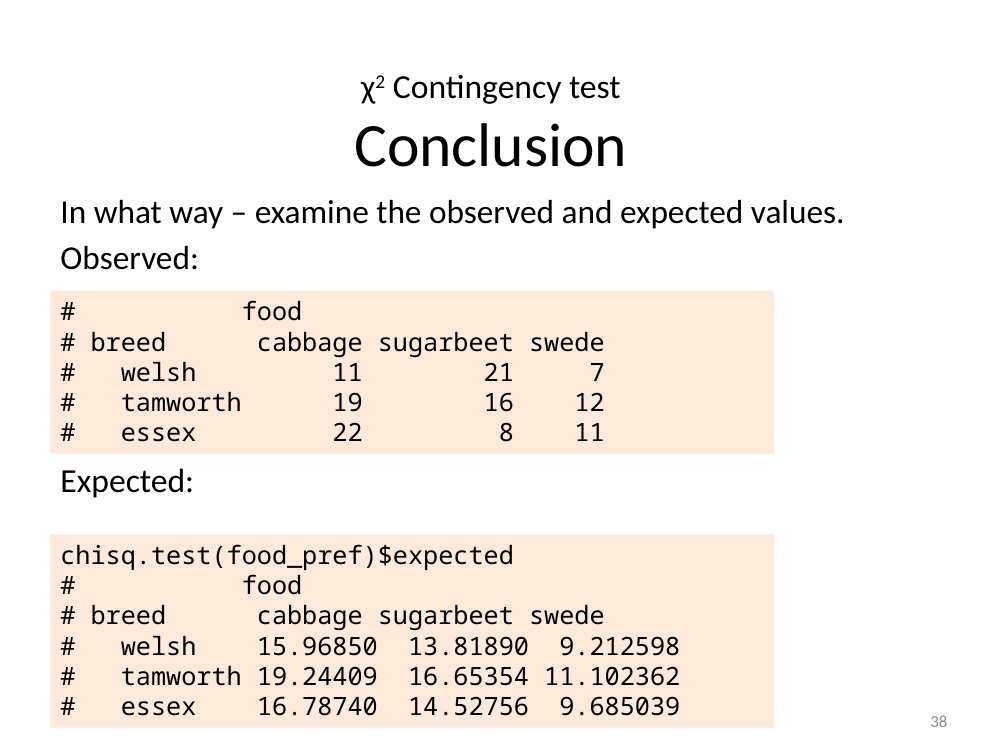
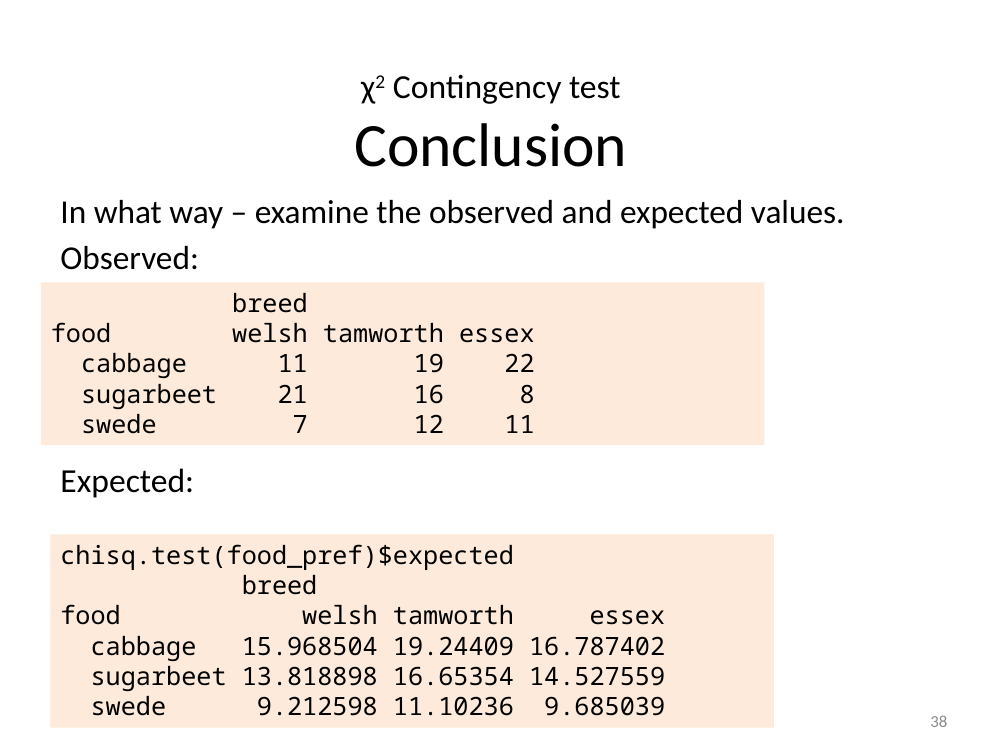
Before and after one commit to 3mmaRand/BIO00017C-Data-Analysis-in-R-2020, a slide deck: slide 38 of slides/09-chi-squared.pptx. Drawn at 1008x756 pixels with LibreOffice and Linux fonts; fonts in the diff are those of the drawing. Boxes give left, top, right and bottom in pixels: in the first picture for what was removed or moved away, otherwise in the second. Text is boxed around its words. In the diff, an @@ line names an element or a change of style, - is before the commit and + after.

```diff
--- a/slides/09-chi-squared.pptx
+++ b/slides/09-chi-squared.pptx
@@ rectangle "breed": place and size @@
-rectangle "breed" at [50, 290, 774, 454]
+rectangle "breed" at [41, 282, 765, 446]
@@ text in rectangle at [51, 293, 535, 434]: text changed @@
-# food
-# breed cabbage sugarbeet swede
-# welsh 11 21 7
-# tamworth 19 16 12
-# essex 22 8 11
+breed
+food welsh tamworth essex
+cabbage 11 19 22
+sugarbeet 21 16 8
+swede 7 12 11
@@ text in rectangle at [60, 575, 666, 716]: text changed @@
-# food
-# breed cabbage sugarbeet swede
-# welsh 15.96850 13.81890 9.212598
-# tamworth 19.24409 16.65354 11.102362
-# essex 16.78740 14.52756 9.685039
+breed
+food welsh tamworth essex
+cabbage 15.968504 19.24409 16.787402
+sugarbeet 13.818898 16.65354 14.527559
+swede 9.212598 11.10236 9.685039
```
Also in this commit, not shown: 8 other slides changed, 5 other files.
